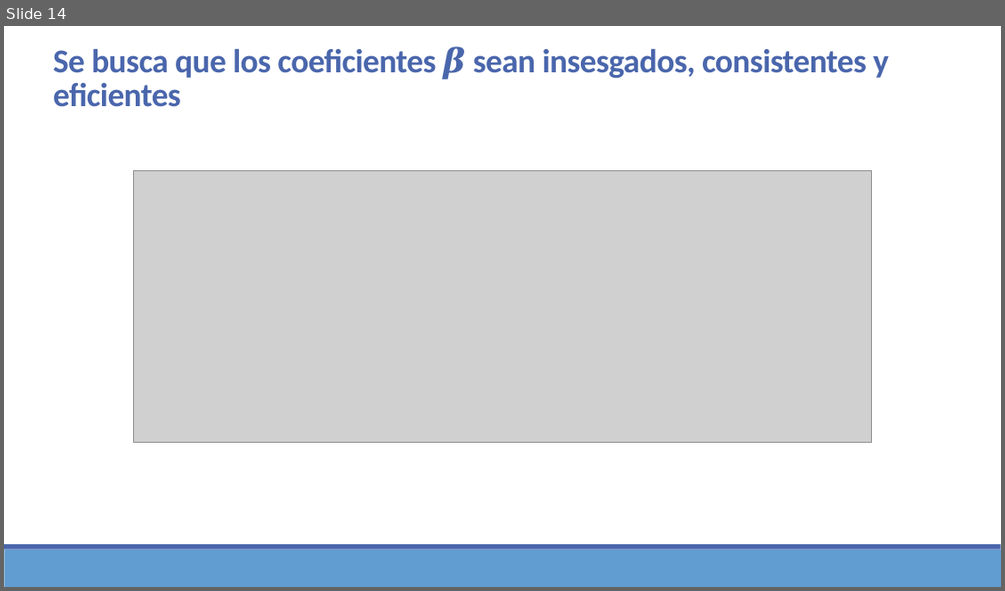
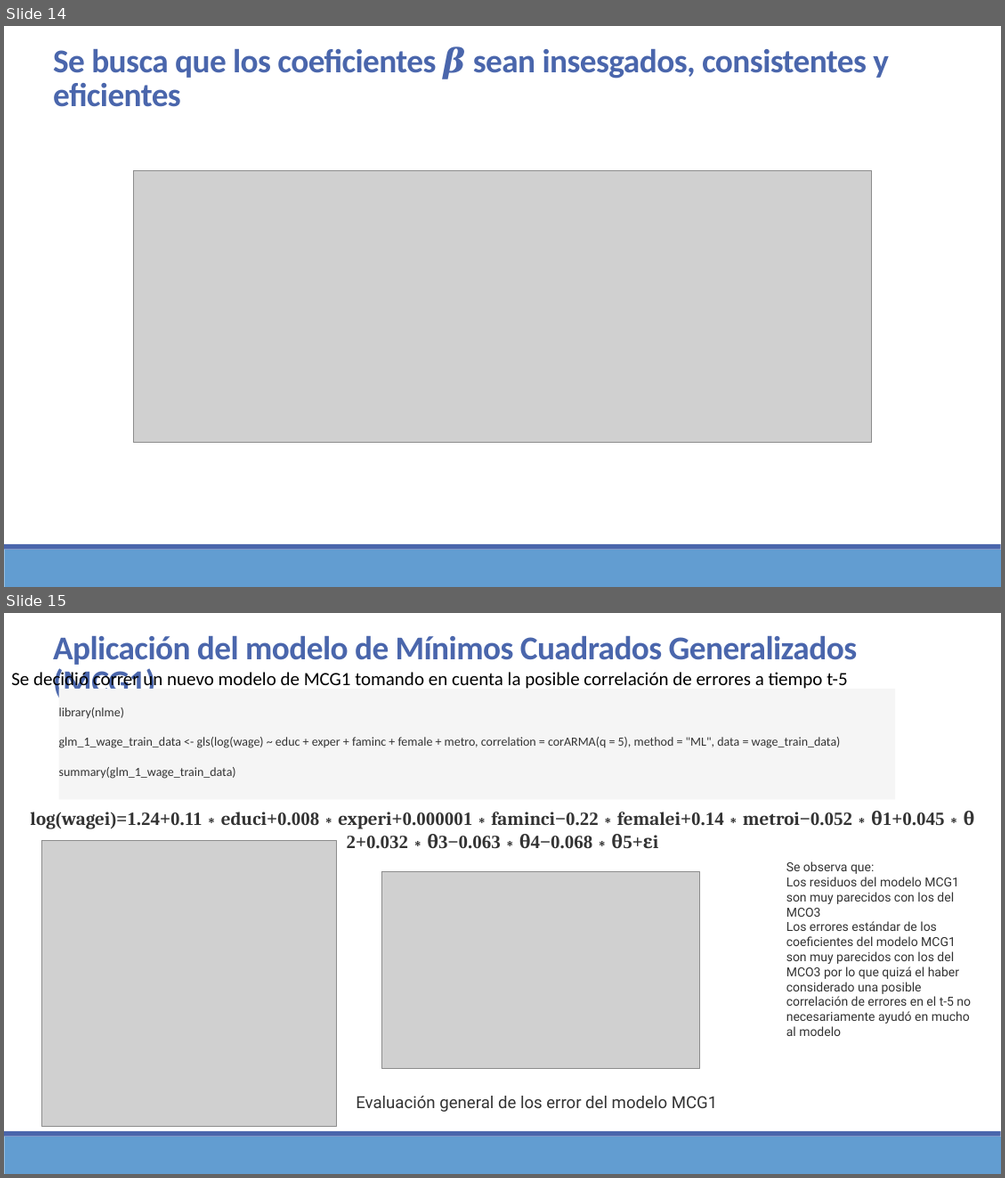
Before and after one commit to Sergio-Ibarra-1795/MIS_Regresion_GitHub, a slide deck: Mod_Lineales_Examen_a_casa_v1_1.pptx. Shown one above the other, each under a label of ours: slide 14 before the commit, slides 14 and 15 after it. The pictures are 1005x591 and 1005x1178 pixels, drawn with LibreOffice and Linux fonts; fonts in the diff are those of the drawing; grey boxes stand for pictures. Boxes give left, top, right and bottom in pixels: in the first picture for what was removed or moved away, otherwise in the second. Text is boxed around its words. In the diff, an @@ line names an element or a change of style, - is before the commit and + after.

```diff
--- a/Mod_Lineales_Examen_a_casa_v1_1.pptx
+++ b/Mod_Lineales_Examen_a_casa_v1_1.pptx
@@ slide 15 added at box(4, 613, 1001, 1174), background #FFFFFF; not listed: 2 template elements that a slide beside it also shows @@
@@ text added at box(53, 636, 857, 698), 32 pt, text #4A66AC, bold @@
+Aplicación del modelo de Mínimos Cuadrados Generalizados (MCG1)
@@ text added at box(11, 670, 847, 691), 18 pt, text #000000 @@
+Se decidió correr un nuevo modelo de MCG1 tomando en cuenta la posible correlación de errores a tiempo t-5
@@ rectangle added at box(58, 689, 896, 799), fill #F5F5F5, 12 pt, text #333333 @@
+library(nlme)
+glm_1_wage_train_data <- gls(log(wage) ~ educ + exper + faminc + female + metro, correlation = corARMA(q = 5), method = "ML", data = wage_train_data)
+summary(glm_1_wage_train_data)
@@ text added at box(30, 811, 974, 849), 18 pt, text #333333, bold @@
+log(wagei)=1.24+0.11∗educi+0.008∗experi+0.000001∗faminci−0.22∗femalei+0.14∗metroi−0.052∗θ1+0.045∗θ2+0.032∗θ3−0.063∗θ4−0.068∗θ5+εi
@@ picture added at box(42, 840, 337, 1126) @@
@@ picture added at box(382, 872, 700, 1068) @@
@@ text added at box(786, 861, 971, 1036), 12 pt, text #333333 @@
+Se observa que:
+Los residuos del modelo MCG1 son muy parecidos con los del MCO3
+Los errores estándar de los coeficientes del modelo MCG1 son muy parecidos con los del MCO3 por lo que quizá el haber considerado una posible correlación de errores en el t-5 no necesariamente ayudó en mucho al modelo
@@ text added at box(356, 1095, 718, 1111), 16 pt, text #333333 @@
+Evaluación general de los error del modelo MCG1
```
Also in this commit, not shown: 5 slides changed, 2 other slides added, 2 other files.
